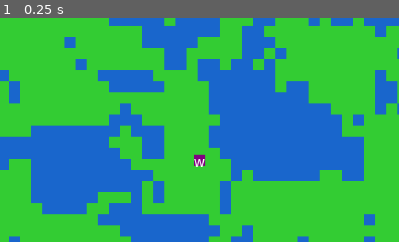
Above: before the commit, frame 1.
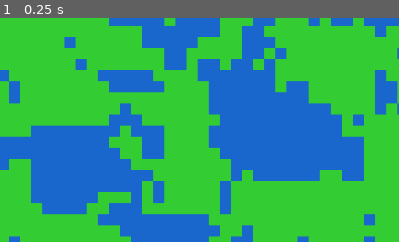
Above: after the commit, the same moment.

Repository: sime443/vibe-leet-coding
Game: Godot game, scene res://scenes/WorldMap.tscn
Same seed, same stepped clock (60 frames per second), same inputs: the game is played once before the commit and once after it.
Inputs:
- Up to frame 1 (0.25 s): no input
The pictures show only the part of the screen within x 13-63%, y 50-100%; the shares and areas given below are measured in that part.

The runs differ from the first frame. In frame 1, 0.2% of the frame differs, in the area x 48-52%, y 60-67%.
Error after the commit: Parse Error: Cannot find member "CENTER" in base "HorizontalAlignment". (res://scripts/Item.gd:15)

Commit message:
fix: use Godot 4 alignment enums

Diff:
--- a/scripts/Item.gd
+++ b/scripts/Item.gd
@@ -12,8 +12,8 @@
     add_child(sprite)
     var label = Label.new()
     label.text = slot
-    label.horizontal_alignment = HORIZONTAL_ALIGNMENT_CENTER
-    label.vertical_alignment = VERTICAL_ALIGNMENT_CENTER
+    label.horizontal_alignment = HorizontalAlignment.CENTER
+    label.vertical_alignment = VerticalAlignment.CENTER
     label.position = Vector2(-8, -8)
     label.size = Vector2(16, 16)
     add_child(label)
